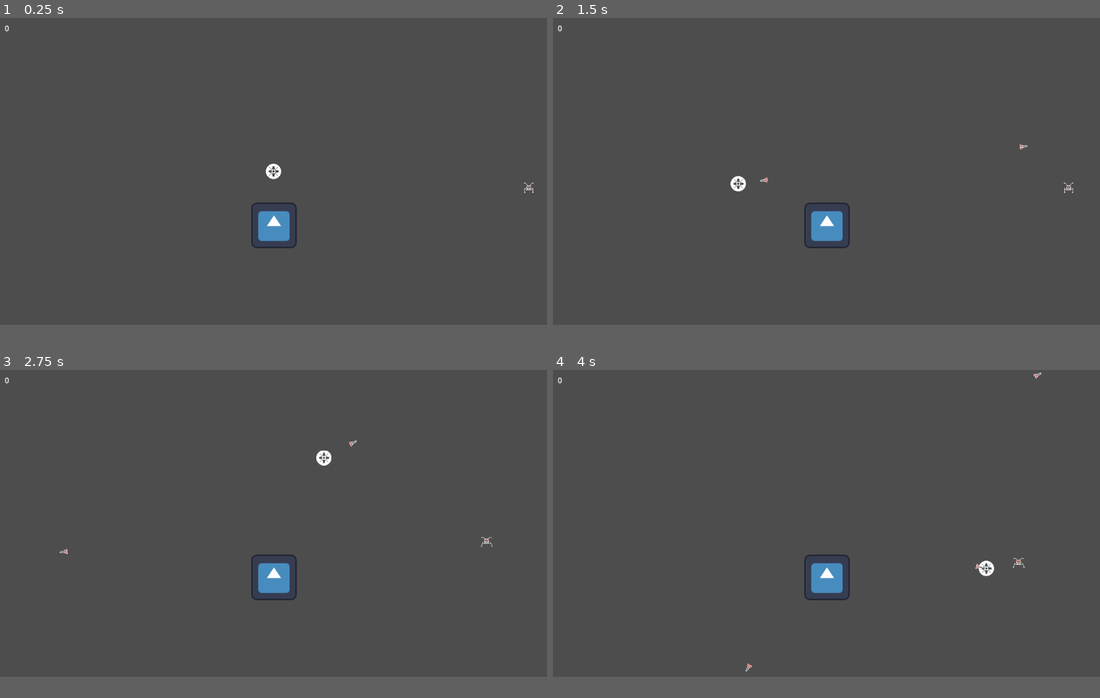
Above: before the commit, frames 1-4 (two rows, left to right).
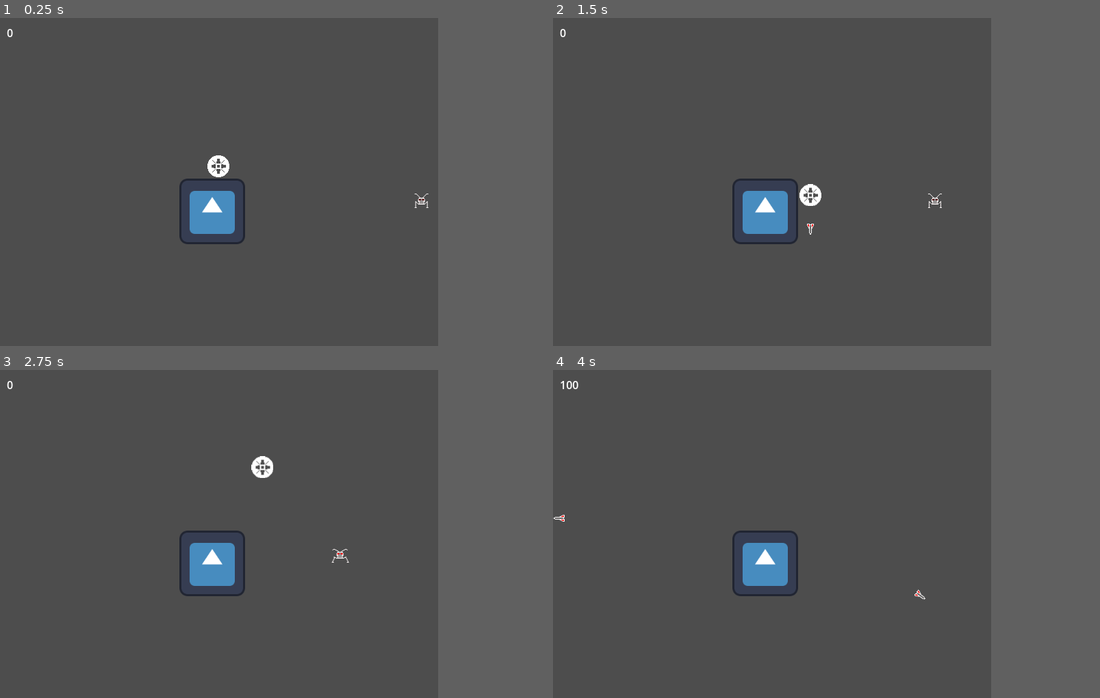
Above: after the commit, the same moments.

Repository: coderdojoathenry/Creators-2024
Game: Godot game, scene res://scenes/main.tscn
Two runs of this game, one before a commit and one after it. Both use one fixed random seed, a clock stepped at 60 frames per second and the inputs below. The engine's default icon, where the game draws it, is replaced by a stand-in: a white triangle on a blue panel in a dark square.
Inputs (mouse positions are in pixels of both pictures, inside the frame that each line leads up to):
- Up to frame 1 (0.25 s): no input
- Up to frame 2 (1.5 s): move the mouse to (946, 155) at 0.52 s; tap Space (Shoot) at 0.6, 1.35 s; move the mouse to (717, 185) at 1.27 s
- Up to frame 3 (2.75 s): move the mouse to (328, 455) at 2.02 s; tap Space (Shoot) at 2.1 s
- Up to frame 4 (4 s): move the mouse to (799, 583) at 2.77 s; tap Space (Shoot) at 2.85, 3.6 s; move the mouse to (990, 570) at 3.52 s
The window is 799x449 before the commit and 640x480 after it. Grey fills any space a smaller window leaves; there, only what the larger window draws over its background counts as a difference.

The runs differ from the first frame. In frame 1, 2.4% of the frame differs, in the area x 0-98%, y 2-71%; in frame 2, 2.4%; in frame 3, 2.5%, in the area x 0-91%, y 2-71%; in frame 4, 2.3%.

Commit message:
Experimenting with size

Diff:
--- a/Crystal Quest/crystal-quest/project.godot
+++ b/Crystal Quest/crystal-quest/project.godot
@@ -19,6 +19,13 @@
 
 GlobalObjects="*res://scripts/global_objects.gd"
 
+[display]
+
+window/size/viewport_width=640
+window/size/viewport_height=480
+window/stretch/mode="viewport"
+window/dpi/allow_hidpi=false
+
 [input]
 
 Shoot={
--- a/Crystal Quest/crystal-quest/scenes/main.tscn
+++ b/Crystal Quest/crystal-quest/scenes/main.tscn
@@ -10,10 +10,10 @@
 [ext_resource type="Texture2D" uid="uid://citvsogba4b83" path="res://icon.svg" id="9_g4srl"]
 
 [sub_resource type="RectangleShape2D" id="RectangleShape2D_1kds1"]
-size = Vector2(1152, 10)
+size = Vector2(640, 10)
 
 [sub_resource type="RectangleShape2D" id="RectangleShape2D_igmsx"]
-size = Vector2(10, 588)
+size = Vector2(10, 420)
 
 [sub_resource type="RectangleShape2D" id="RectangleShape2D_en04x"]
 size = Vector2(100, 100)
@@ -30,37 +30,40 @@
 script = ExtResource("3_2qat4")
 
 [node name="Ship" parent="." instance=ExtResource("3_bj7hq")]
+position = Vector2(306, 168)
 
 [node name="Top Wall" type="StaticBody2D" parent="."]
-position = Vector2(576, 60)
+position = Vector2(320, 60)
 collision_layer = 2
 
 [node name="CollisionShape2D" type="CollisionShape2D" parent="Top Wall"]
 shape = SubResource("RectangleShape2D_1kds1")
 
 [node name="Bottom Wall" type="StaticBody2D" parent="."]
-position = Vector2(576, 648)
+position = Vector2(320, 480)
 collision_layer = 2
 
 [node name="CollisionShape2D" type="CollisionShape2D" parent="Bottom Wall"]
 shape = SubResource("RectangleShape2D_1kds1")
 
 [node name="Left Wall" type="StaticBody2D" parent="."]
-position = Vector2(0, 359)
+position = Vector2(0, 269)
 collision_layer = 2
 
 [node name="CollisionShape2D" type="CollisionShape2D" parent="Left Wall"]
+position = Vector2(-1, 0)
 shape = SubResource("RectangleShape2D_igmsx")
 
 [node name="Right Wall" type="StaticBody2D" parent="."]
-position = Vector2(1152, 359)
+position = Vector2(640, 269)
 collision_layer = 2
 
 [node name="CollisionShape2D" type="CollisionShape2D" parent="Right Wall"]
+position = Vector2(-1, 0)
 shape = SubResource("RectangleShape2D_igmsx")
 
 [node name="StaticBody2D" type="StaticBody2D" parent="."]
-position = Vector2(577, 438)
+position = Vector2(310, 283)
 collision_layer = 2
 
 [node name="CollisionShape2D" type="CollisionShape2D" parent="StaticBody2D"]
@@ -85,7 +88,7 @@
 enemies = Array[PackedScene]([ExtResource("4_ls1u0"), ExtResource("5_kaim1"), ExtResource("7_68di7")])
 
 [node name="Base_left" type="Node2D" parent="."]
-position = Vector2(50, 360)
+position = Vector2(50, 268)
 
 [node name="Base_right" type="Node2D" parent="."]
-position = Vector2(1102, 360)
+position = Vector2(604, 269)
